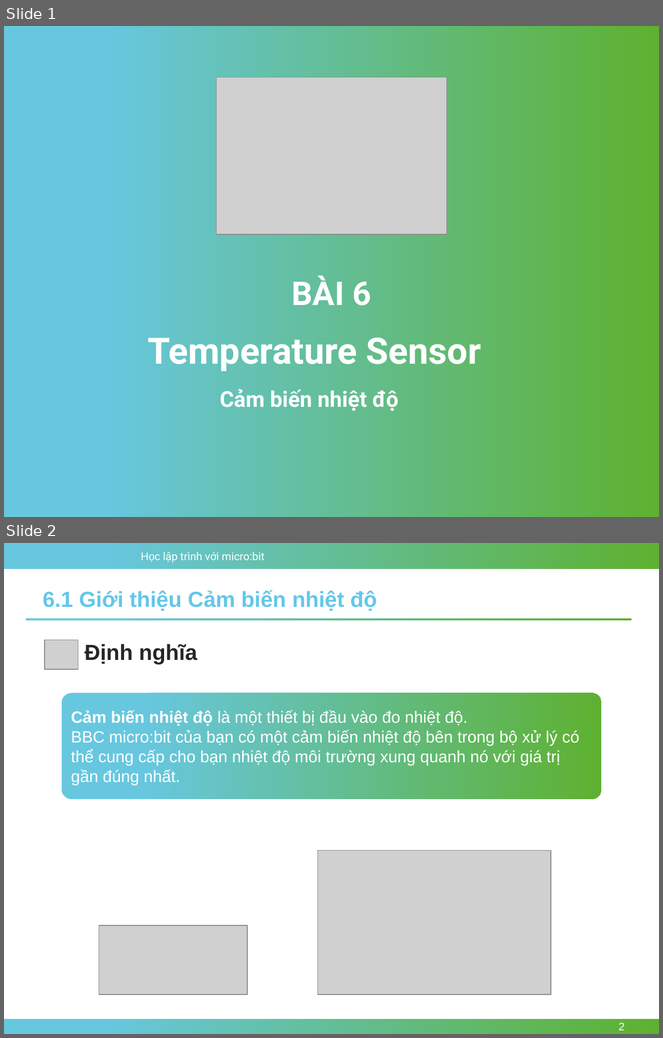
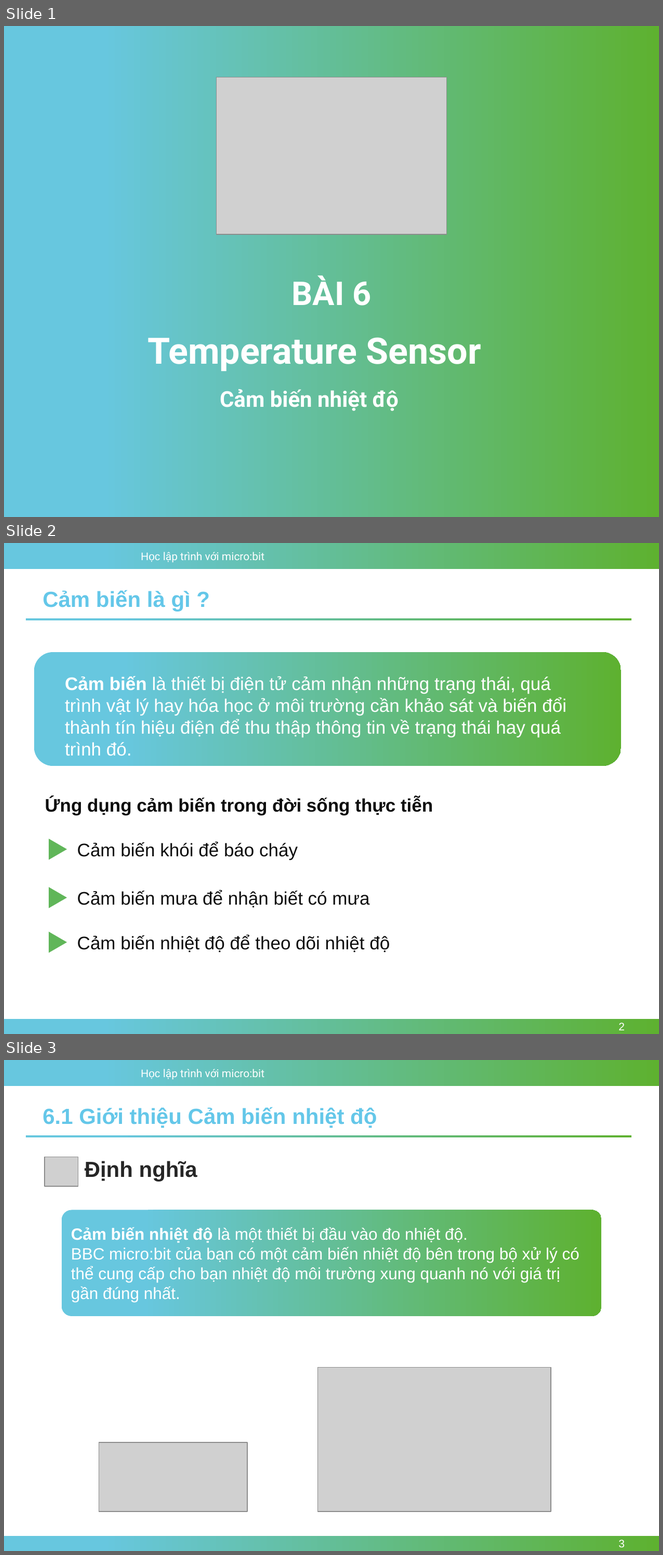
Before and after one commit to nhannn87dn/Learn-microbit, a slide deck: Lessions/Bai-06-Temperature-Sensor/Bai-06-Temperature-Sensor.pptx. Shown one above the other, each under a label of ours: slides 1 and 2 before the commit, slides 1, 2 and 3 after it. The pictures are 663x1038 and 663x1555 pixels, drawn with LibreOffice and Linux fonts; fonts in the diff are those of the drawing; grey boxes stand for pictures; background and template pictures are left out. Boxes give left, top, right and bottom in pixels: in the first picture for what was removed or moved away, otherwise in the second. Text is boxed around its words. In the diff, an @@ line names an element or a change of style, - is before the commit and + after.

```diff
--- a/Lessions/Bai-06-Temperature-Sensor/Bai-06-Temperature-Sensor.pptx
+++ b/Lessions/Bai-06-Temperature-Sensor/Bai-06-Temperature-Sensor.pptx
@@ slide 2 added at <box>4,543,659,1034</box>, background #FFFFFF; not listed: 3 template elements that a slide beside it also shows @@
@@ text added at <box>42,590,191,611</box>, 24 pt, text #64C7E9, bold @@
+Cảm biến là gì ?
@@ rectangle added at <box>26,618,632,620</box>, fill gradient #67C7DF to #5EB130 @@
@@ rounded rectangle added at <box>34,652,621,767</box>, fill gradient #67C7DF to #5EB130 @@
@@ text added at <box>65,676,567,737</box>, 20 pt, text #FFFFFF @@
+Cảm biến là thiết bị điện tử cảm nhận những trạng thái, quá trình vật lý hay hóa học ở môi trường cần khảo sát và biến đổi thành tín hiệu điện để thu thập thông tin về trạng thái hay quá trình đó.
@@ text added at <box>45,797,433,815</box>, 20 pt, text #0D0D0D, bold @@
+Ứng dụng cảm biến trong đời sống thực tiễn
@@ triangle added at <box>49,839,67,860</box>, fill #60B659 @@
@@ text added at <box>77,841,298,860</box>, 20 pt, text #0D0D0D @@
+Cảm biến khói để báo cháy
@@ triangle added at <box>49,888,67,909</box>, fill #60B659 @@
@@ text added at <box>77,890,370,908</box>, 20 pt, text #0D0D0D @@
+Cảm biến mưa để nhận biết có mưa
@@ triangle added at <box>49,932,67,953</box>, fill #60B659 @@
@@ text added at <box>77,935,390,953</box>, 20 pt, text #0D0D0D @@
+Cảm biến nhiệt độ để theo dõi nhiệt độ
@@ page number added at <box>619,1023,625,1031</box>, 12 pt, text #FFFFFF @@
+2
@@ what was slide 2 is now slide 3 @@
@@ page number at <box>619,1540,625,1548</box>: text changed @@
-2
+3
```
Also in this commit, not shown: 9 other files.
